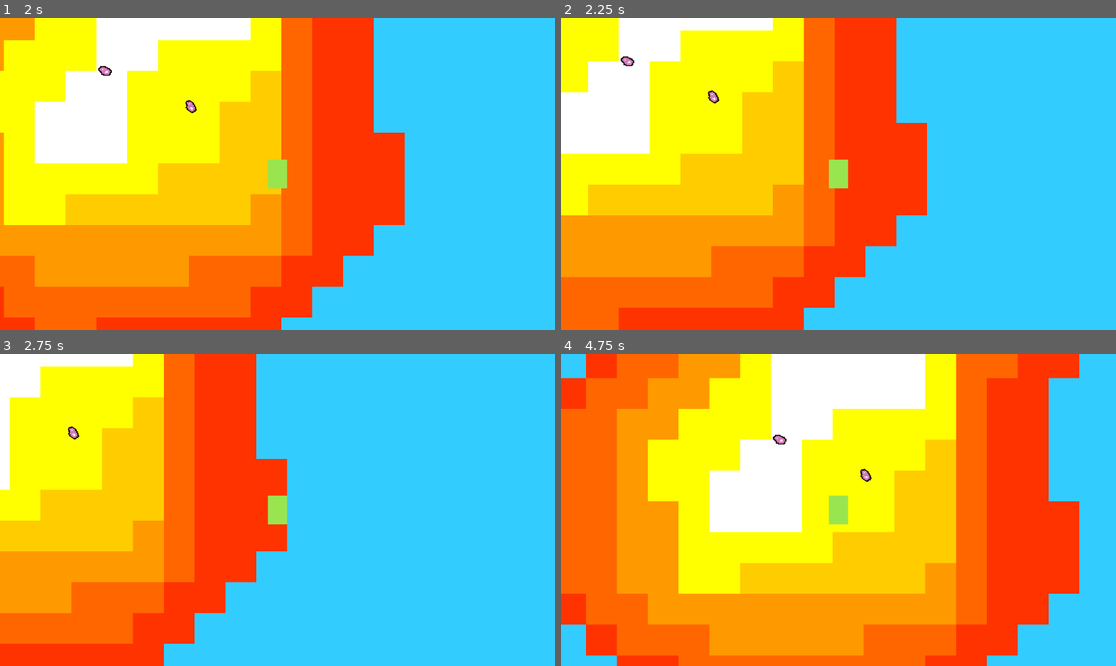
Above: before the commit, frames 1-4 (two rows, left to right).
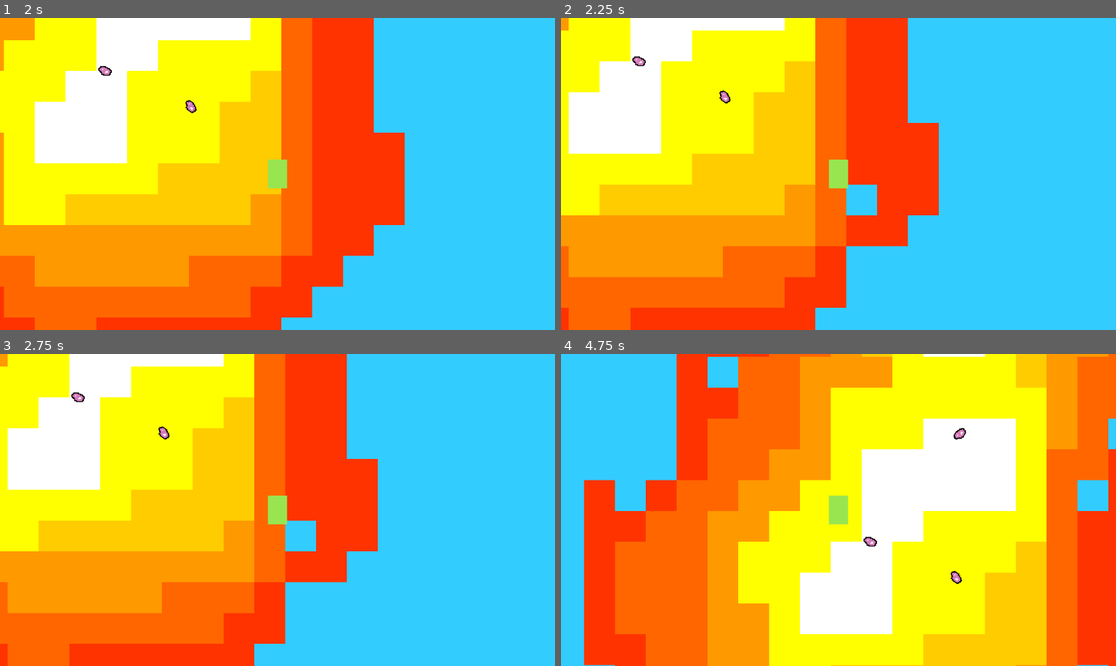
Above: after the commit, the same moments.

Repository: szeplakig/LD54
Game: Godot game, scene res://root.tscn
Same seed, same stepped clock (60 frames per second), same inputs: the game is played once before the commit and once after it.
Inputs:
- Up to frame 1 (2 s): tap Enter at 0.5 s; hold Right (ui_right) 0.53-1.28 s; hold Q (drop) 0.53-1.28 s; hold Down (ui_down) from 1.28 s (still down); tap E (interact) at 1.35 s
- Up to frame 2 (2.25 s): release Down (ui_down) at 2.03 s; hold Right (ui_right) from 2.03 s (still down); hold Q (drop) from 2.03 s (still down)
- Up to frame 3 (2.75 s): keep holding Right (ui_right); keep holding Q (drop)
- Up to frame 4 (4.75 s): release Right (ui_right) at 2.78 s; release Q (drop) at 2.78 s; hold Up (ui_up) 2.78-3.53 s; tap E (interact) at 2.85, 4.35 s; hold Q (drop) 3.53-4.28 s; hold Left (ui_left) from 3.53 s (still down)

Frame 1 is identical in both runs. In frame 2, 10% of the frame differs, in the area x 0-69%, y 0-100%; in frame 3, 47%; in frame 4, 87%, in the area x 0-100%, y 0-100%.

Commit message:
water lvl clearing basic version

Diff:
--- a/tilemap/water_level.gd
+++ b/tilemap/water_level.gd
@@ -1,11 +1,43 @@
 extends TileMap
+
+const ISLAND_LVL_COORDS = [
+		Vector2i(5,0),
+		Vector2i(4,0),
+		Vector2i(3,0),
+		Vector2i(2,0),
+		Vector2i(1,0),
+		Vector2i(0,0),
+	]
+const WATER_TILE_COORDS = Vector2i(0,1)
+
+const WATER_RISE_TICK = 2
+const TILES_PER_TICK = 5
+
+var time_passed = 0
+
+var current_water_lvl = 0
+var tilemap = []
 
 
 # Called when the node enters the scene tree for the first time.
 func _ready():
 	pass # Replace with function body.
 
-
 # Called every frame. 'delta' is the elapsed time since the previous frame.
 func _process(delta):
+	time_passed += delta
+	if (time_passed >= WATER_RISE_TICK):
+		time_passed = 0
+		raise_water_lvl()
 	pass
+
+func raise_water_lvl():
+	var rng = RandomNumberGenerator.new()
+	for i in range(0,TILES_PER_TICK):
+		var tiles = get_used_cells_by_id(0,0,ISLAND_LVL_COORDS[current_water_lvl])
+		var rnd_ind = rng.randf_range(0,len(tiles))
+		var remove_coord = tiles.pop_at(rnd_ind)
+		set_cell(0,remove_coord,0,WATER_TILE_COORDS)
+		if len(tiles) == 0 :
+			current_water_lvl += 1
+	pass
